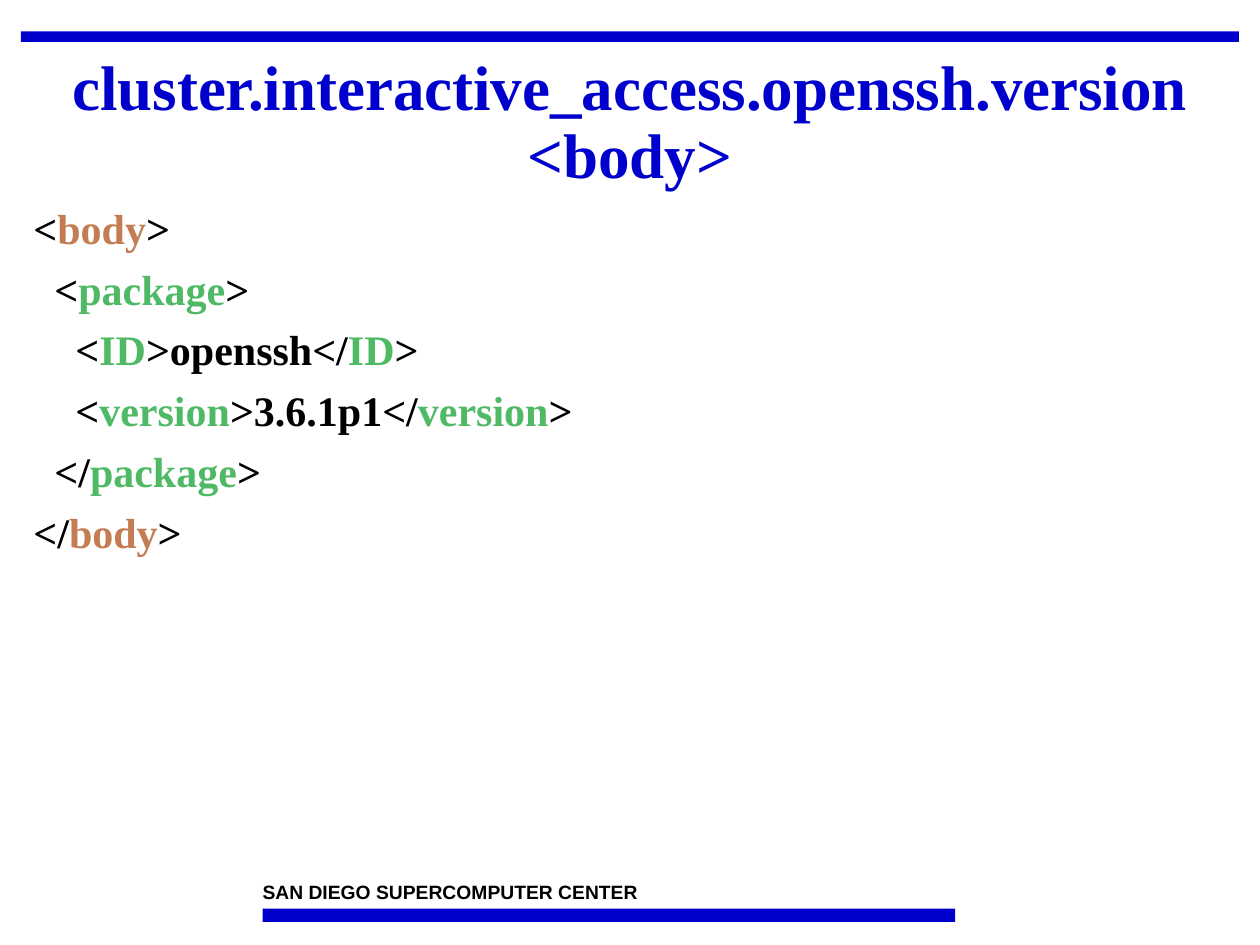
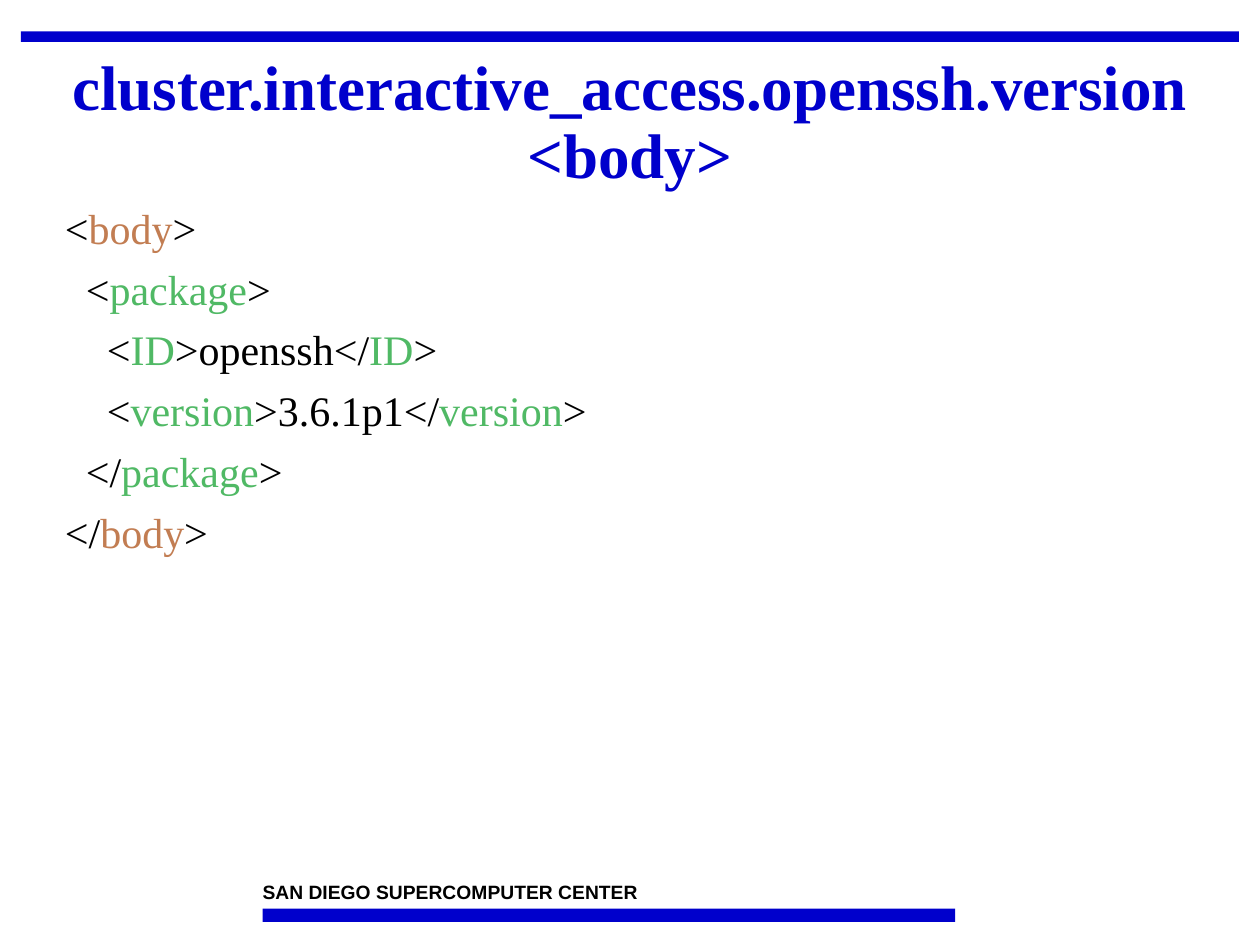
Before and after one commit to IncaProject/inca-xsede, a slide deck: slide 16 of talks/2008workshop/incaReporters.ppt. Drawn at 1260x945 pixels with LibreOffice and Linux fonts; fonts in the diff are those of the drawing; background and template pictures are left out. Boxes give left, top, right and bottom in pixels: in the first picture for what was removed or moved away, otherwise in the second. Text is boxed around its words. In the diff, an @@ line names an element or a change of style, - is before the commit and + after.

```diff
--- a/talks/2008workshop/incaReporters.ppt
+++ b/talks/2008workshop/incaReporters.ppt
@@ text "<body>": place and size @@
-text "<body>" at [33, 215, 572, 557]
+text "<body>" at [65, 215, 587, 557]
@@ text "<body>" at [65, 215, 587, 557]: bold off @@
```
Also in this commit, not shown: 26 other slides changed.
